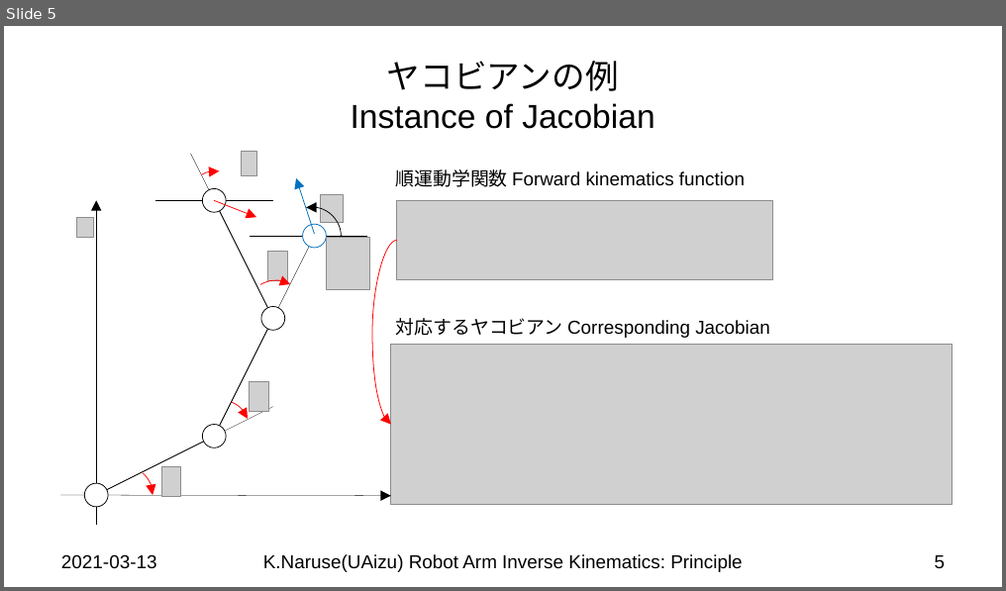
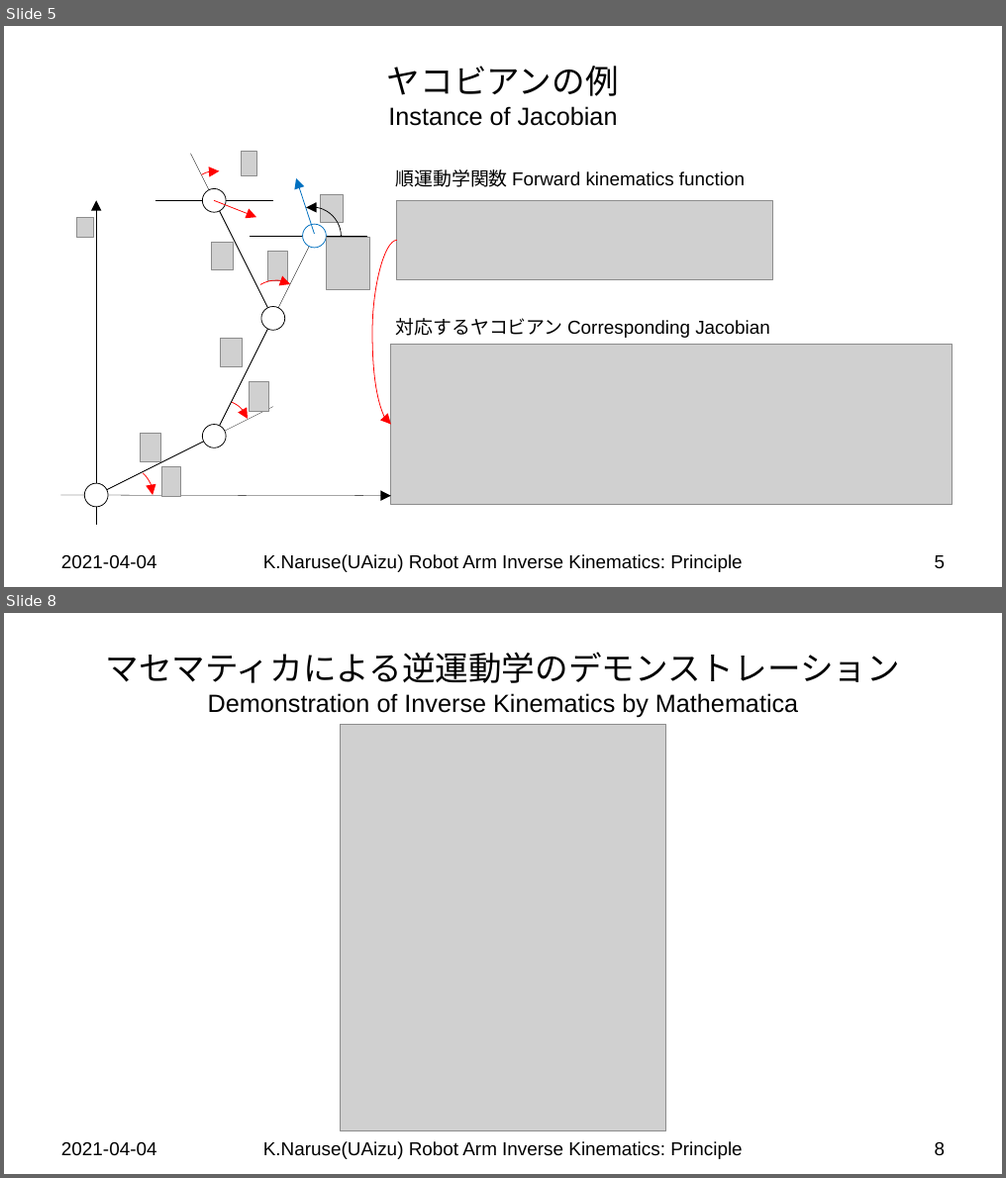
Before and after one commit to keitaronaruse/Naruse-robotics-tutorial, a slide deck: doc/slides/Robot-Arm-Inverse-Kinematics-Principle.pptx. Shown one above the other, each under a label of ours: slide 5 before the commit, slides 5 and 8 after it; the slides between them are not shown. The pictures are 1006x591 and 1006x1178 pixels, drawn with LibreOffice and Linux fonts; fonts in the diff are those of the drawing; grey boxes stand for pictures; background and template pictures are left out. Boxes give left, top, right and bottom in pixels: in the first picture for what was removed or moved away, otherwise in the second. Text is boxed around its words. In the diff, an @@ line names an element or a change of style, - is before the commit and + after.

Commit message:
Updated by Naruse

```diff
--- a/doc/slides/Robot-Arm-Inverse-Kinematics-Principle.pptx
+++ b/doc/slides/Robot-Arm-Inverse-Kinematics-Principle.pptx
@@ slide 8 added at (4,613,1002,1174), background #FFFFFF @@
@@ title added at (105,652,899,717), 24 pt, text #000000 @@
+マセマティカによる逆運動学のデモンストレーション
+Demonstration of Inverse Kinematics by Mathematica
@@ picture added at (341,725,665,1131) @@
@@ text added at (61,1142,157,1157), 18 pt, text #000000 @@
+2021-04-04
@@ text added at (263,1142,742,1159), 18 pt, text #000000 @@
+K.Naruse(UAizu) Robot Arm Inverse Kinematics: Principle
@@ page number added at (935,1142,945,1156), 18 pt, text #000000 @@
+8
@@ slide 5 changed as well @@
@@ title "ヤコビアンの例 Instance of Jacobian" at (387,66,619,126): size 32 to 24 pt in "Instance of Jacobian" @@
@@ picture added at (211,243,233,271) @@
@@ picture added at (221,338,242,367) @@
@@ picture added at (141,433,160,462) @@
@@ text at (61,555,157,570): text changed @@
-2021-03-13
+2021-04-04
```
Also in this commit, not shown: 5 other slides changed, 1 other slide added, 9 other files.
